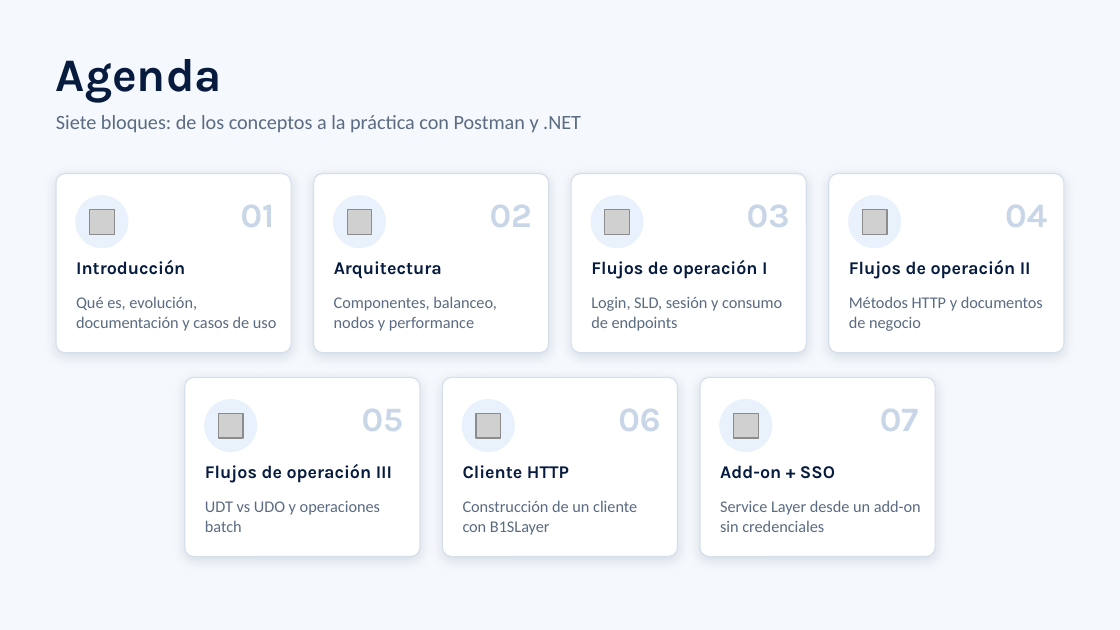
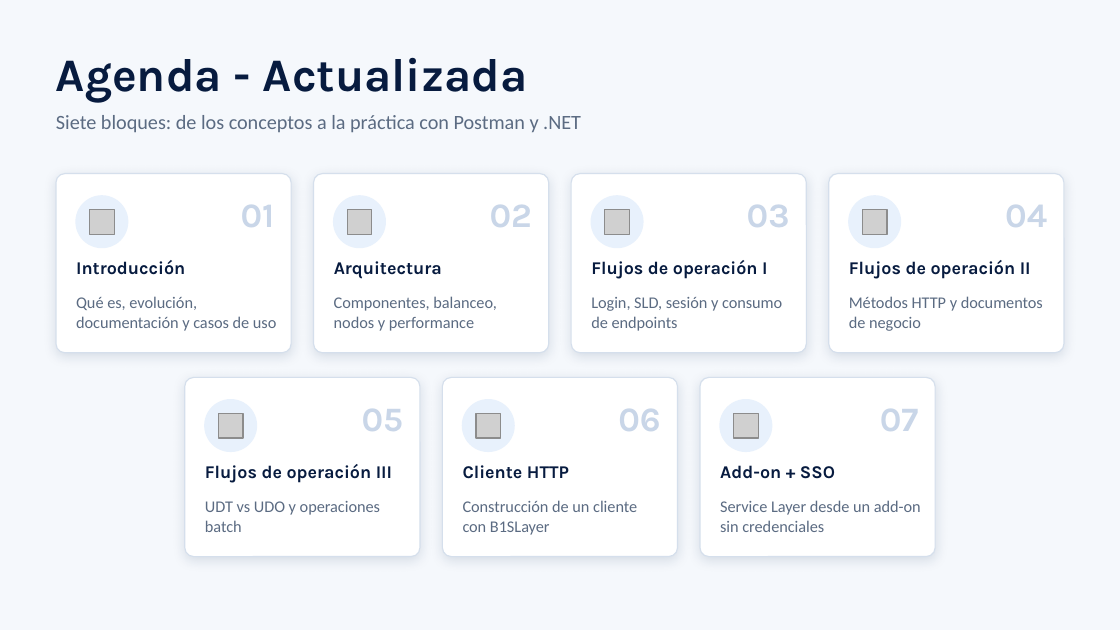
Before and after one commit to aynexa/sevice-layer-ws, a slide deck: slide 2 of presentacion/SAP_B1_Service_Layer_Capacitacion.pptx. Drawn at 1120x630 pixels with LibreOffice and Linux fonts; fonts in the diff are those of the drawing; grey boxes stand for pictures. Boxes give left, top, right and bottom in pixels: in the first picture for what was removed or moved away, otherwise in the second. Text is boxed around its words. In the diff, an @@ line names an element or a change of style, - is before the commit and + after.

Commit message:
se cambio el titulo del capitulo agenda

```diff
--- a/presentacion/SAP_B1_Service_Layer_Capacitacion.pptx
+++ b/presentacion/SAP_B1_Service_Layer_Capacitacion.pptx
@@ text at [56, 57, 528, 102]: text changed @@
-Agenda
+Agenda - Actualizada
```
